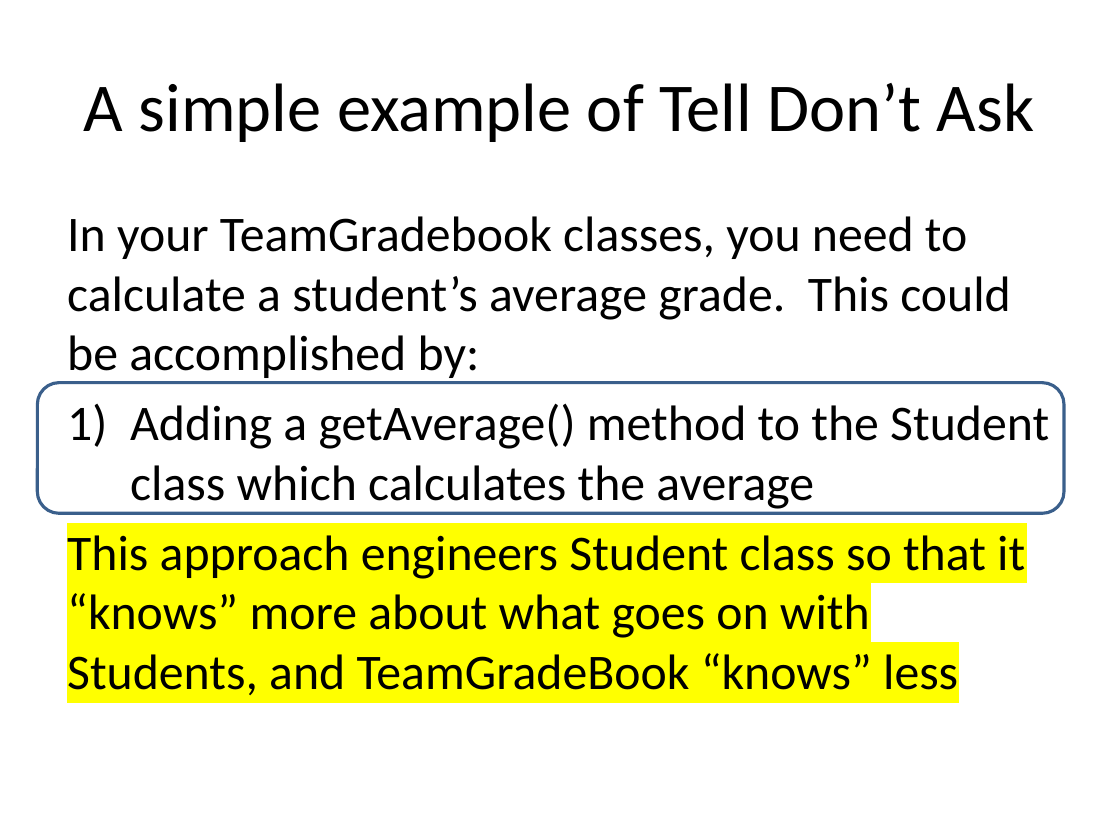
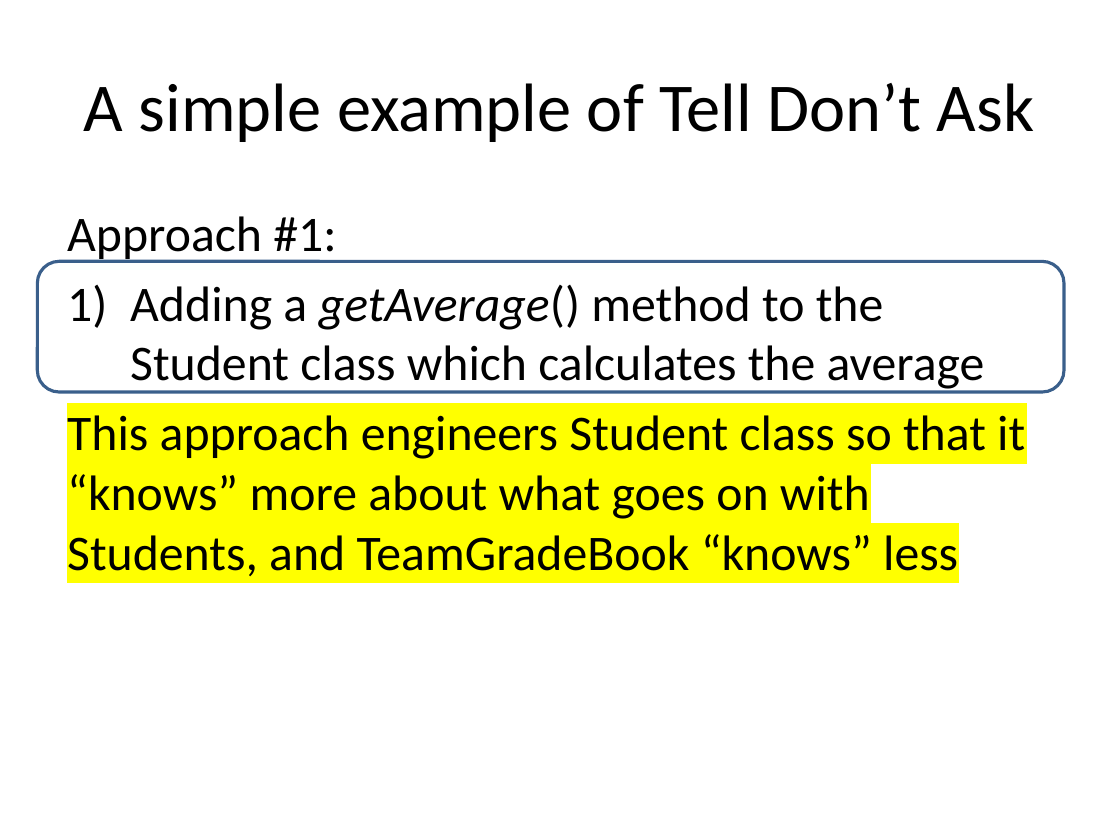
Before and after one commit to RHIT-CSSE/csse220, a slide deck: slide 14 of ClassMaterials/CohesionAndCoupling/Slides/Cohesion_And_Coupling.pptx (slide 13 before the commit). Drawn at 1120x840 pixels with LibreOffice and Linux fonts; fonts in the diff are those of the drawing. Boxes give left, top, right and bottom in pixels: in the first picture for what was removed or moved away, otherwise in the second. Text is boxed around its words. In the diff, an @@ line names an element or a change of style, - is before the commit and + after.

```diff
--- a/ClassMaterials/CohesionAndCoupling/Slides/Cohesion_And_Coupling.pptx
+++ b/ClassMaterials/CohesionAndCoupling/Slides/Cohesion_And_Coupling.pptx
@@ text at bbox=[67, 216, 262, 328]: text changed @@
-In your TeamGradebook classes, you need to calculate a student’s average grade. This could be accomplished by:
+Approach #1:
@@ rounded rectangle: place and size @@
-rounded rectangle at bbox=[37, 383, 1064, 514]
+rounded rectangle at bbox=[37, 261, 1064, 392]
@@ text at bbox=[130, 285, 985, 392]: italic on in "getAverage()" @@
```
Also in this commit, not shown: 9 other slides changed, 1 slide added.
